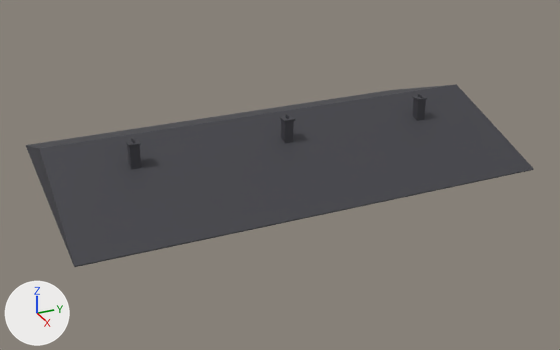
One commit to the FBX model Blender/Cikti/UE_Aktarim/SM_Malikane_Cati.fbx: the scene before it, then after it.
The view is the same before and after, from a camera (50 mm lens) standing at (174.9, -56.6, 75.5) and looking at (44.0, 2.3, 10.1). The axes (+X, +Y, +Z) are drawn at lower left. The lights are the same throughout. The older version comes first.

Names of what the first picture shows: 'Malikane_Cati'.
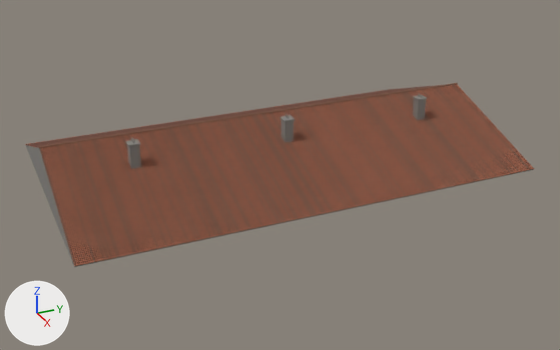
Boxes [x1, y1, x2, y2] around the edits, measured in the pictures (560 x 350 px):
'Malikane_Cati', reshaped: before [26, 84, 534, 267]; after [26, 83, 535, 267]
part 1 of me_malikane_cati, built on: before [40, 85, 534, 267]; after [26, 83, 535, 267]
part 2 of me_malikane_cati, recoloured: [26, 93, 427, 265] in both
part 3 of me_malikane_cati, recoloured: before [27, 84, 457, 148]

What changed in the scene script:
```text
Add mat_m_rooftilebase:
    mat_m_rooftilebase = principled_material('M_RoofTileBase')
    mat_m_rooftilebase.base_color = (0.14, 0.05, 0.03)  # brown #693f30
    mat_m_rooftilebase.roughness = 0.85
Add mat_m_stone:
    mat_m_stone = principled_material('M_Stone')
    mat_m_stone.base_color = (0.24, 0.23, 0.21)  # grey #86847e
    mat_m_stone.roughness = 0.85
Add mat_m_rooftileold:
    mat_m_rooftileold = principled_material('M_RoofTileOld')
    mat_m_rooftileold.base_color = (0.22, 0.1, 0.06)  # brown #815945
    mat_m_rooftileold.roughness = 0.8
Add mat_m_rooftile:
    mat_m_rooftile = principled_material('M_RoofTile')
    mat_m_rooftile.base_color = (0.34, 0.11, 0.055)  # brown #9e5d42
    mat_m_rooftile.roughness = 0.65
Change me_malikane_cati:
    used by ob_malikane_cati; location = (0.0, 0.0, 0.0)
    remove me_malikane_cati.from_pydata(...)  # 186 vertices, 124 faces; spans x 12.9..67.1, y -43.1..47.1, z 11.5..24.4
    add me_malikane_cati.from_pydata(...)  # 8610 vertices, 5838 faces; spans x 12.8..67.2, y -43.2..47.2, z 11.5..24.4
    me_malikane_cati part 1: 1 vertex removed from x 67.1, y 47.1, z 12.7; 8425 vertices added at x 12.8..67.2, y -43.2..47.2, z 12.6..22.6
    me_malikane_cati part 2: 118 faces spanning x 12.9..67.1, y -43.1..47.1, z 11.5..24.4 switch from mat_m_roof (dark grey #3f3f45) to mat_m_stone (grey #86847e)
    me_malikane_cati part 3: 1 face spanning x 12.9..40.0, y -43.1..47.1, z 12.6..22.1 switches from mat_m_roof (dark grey #3f3f45) to mat_m_rooftilebase (brown #693f30)
    add me_malikane_cati.materials.append(mat_m_rooftile)  # brown #9e5d42
    add me_malikane_cati.materials.append(mat_m_rooftileold)  # brown #815945
    add me_malikane_cati.materials.append(mat_m_rooftilebase)  # brown #693f30
```
